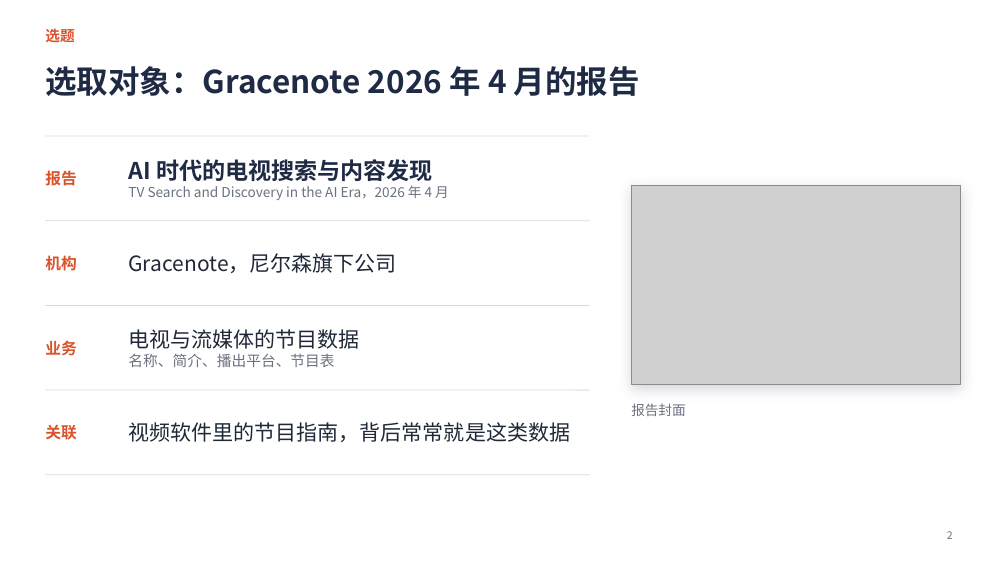
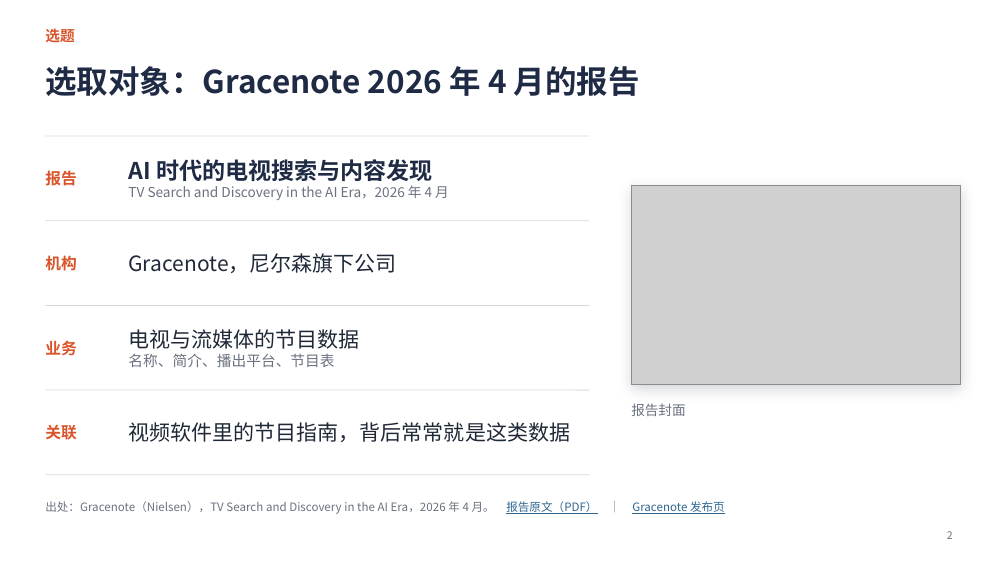
Before and after one commit to jayleo113/ppt, a slide deck: slide 2 of Gracenote报告解读_课堂汇报_最新版.pptx. Drawn at 1008x567 pixels with LibreOffice and Linux fonts; fonts in the diff are those of the drawing; grey boxes stand for pictures. Boxes give left, top, right and bottom in pixels: in the first picture for what was removed or moved away, otherwise in the second. Text is boxed around its words. In the diff, an @@ line names an element or a change of style, - is before the commit and + after.

```diff
--- a/Gracenote报告解读_课堂汇报_最新版.pptx
+++ b/Gracenote报告解读_课堂汇报_最新版.pptx
@@ text added at [45, 501, 725, 514], 11 pt, text #6B7280 @@
+出处：Gracenote（Nielsen），TV Search and Discovery in the AI Era，2026 年 4 月。 报告原文（PDF） ｜ Gracenote 发布页
```
Also in this commit, not shown: 2 other slides changed, 1 other file.
